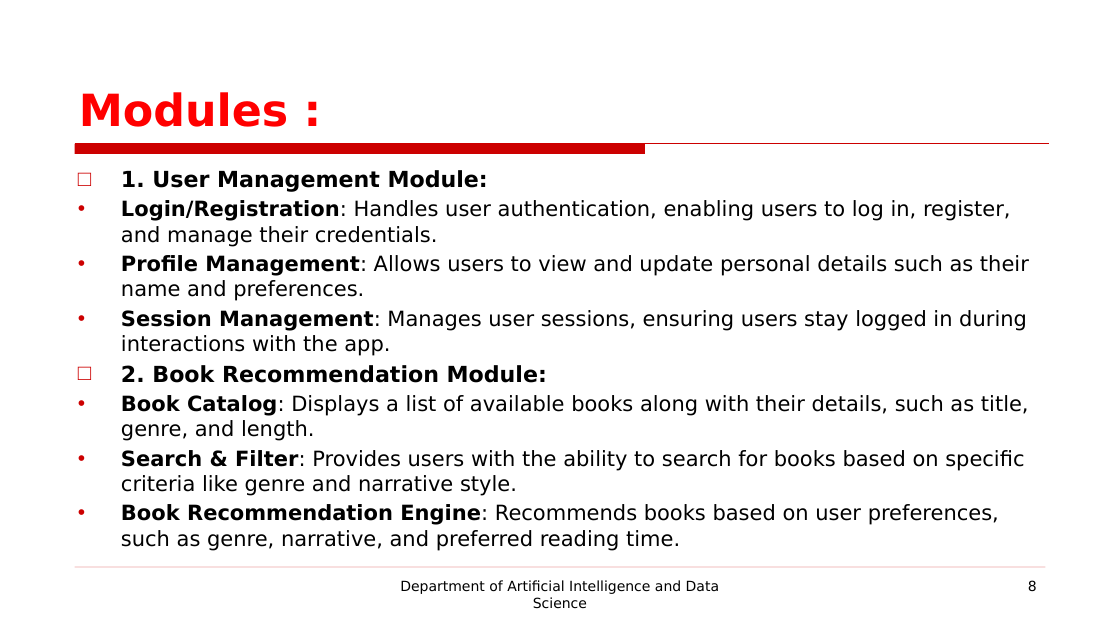
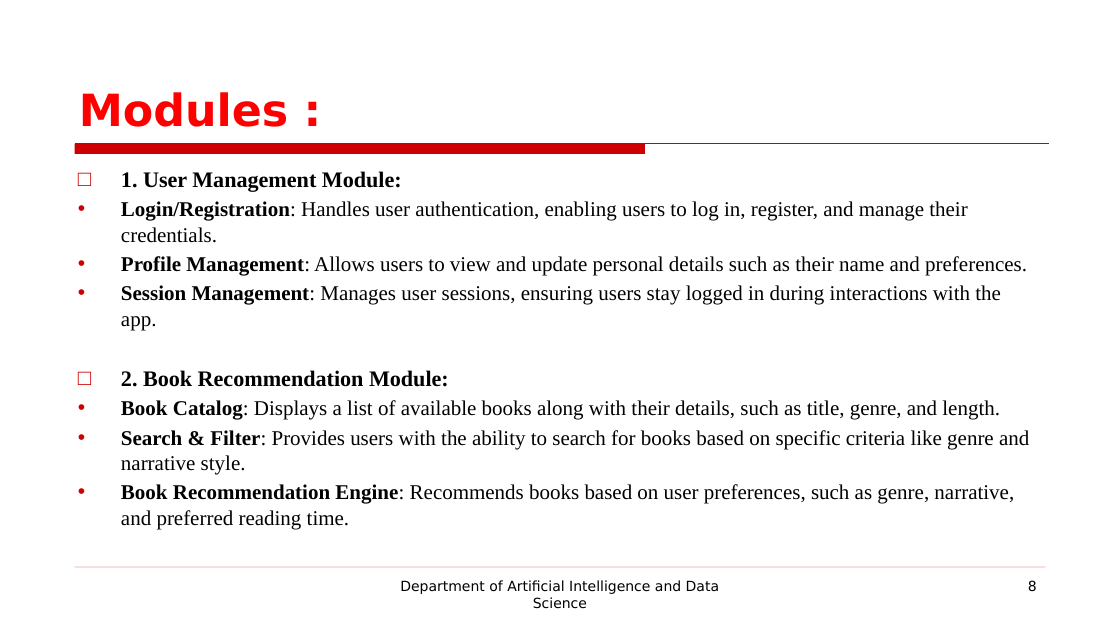
Before and after one commit to prasannak17/221801037_AD19541_SE, a slide deck: slide 8 of SE LAB EXAM PPT.pptx. Drawn at 1120x630 pixels with LibreOffice and Linux fonts; fonts in the diff are those of the drawing; background and template pictures are left out. Boxes give left, top, right and bottom in pixels: in the first picture for what was removed or moved away, otherwise in the second. Text is boxed around its words. In the diff, an @@ line names an element or a change of style, - is before the commit and + after.

```diff
--- a/SE LAB EXAM PPT.pptx
+++ b/SE LAB EXAM PPT.pptx
@@ text "1. User Management Module:" at box(121, 171, 1029, 529): font DejaVu Sans to Times New Roman @@
```
Also in this commit, not shown: 16 other slides changed.
